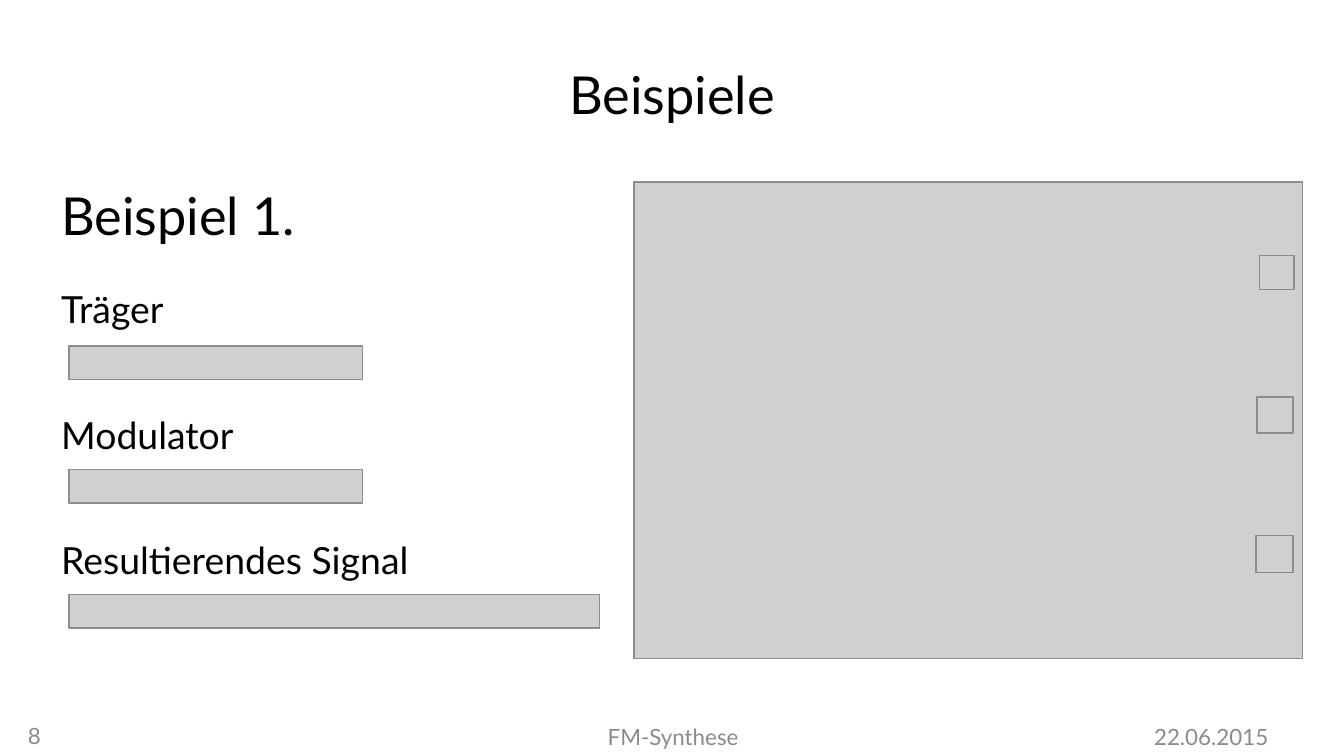
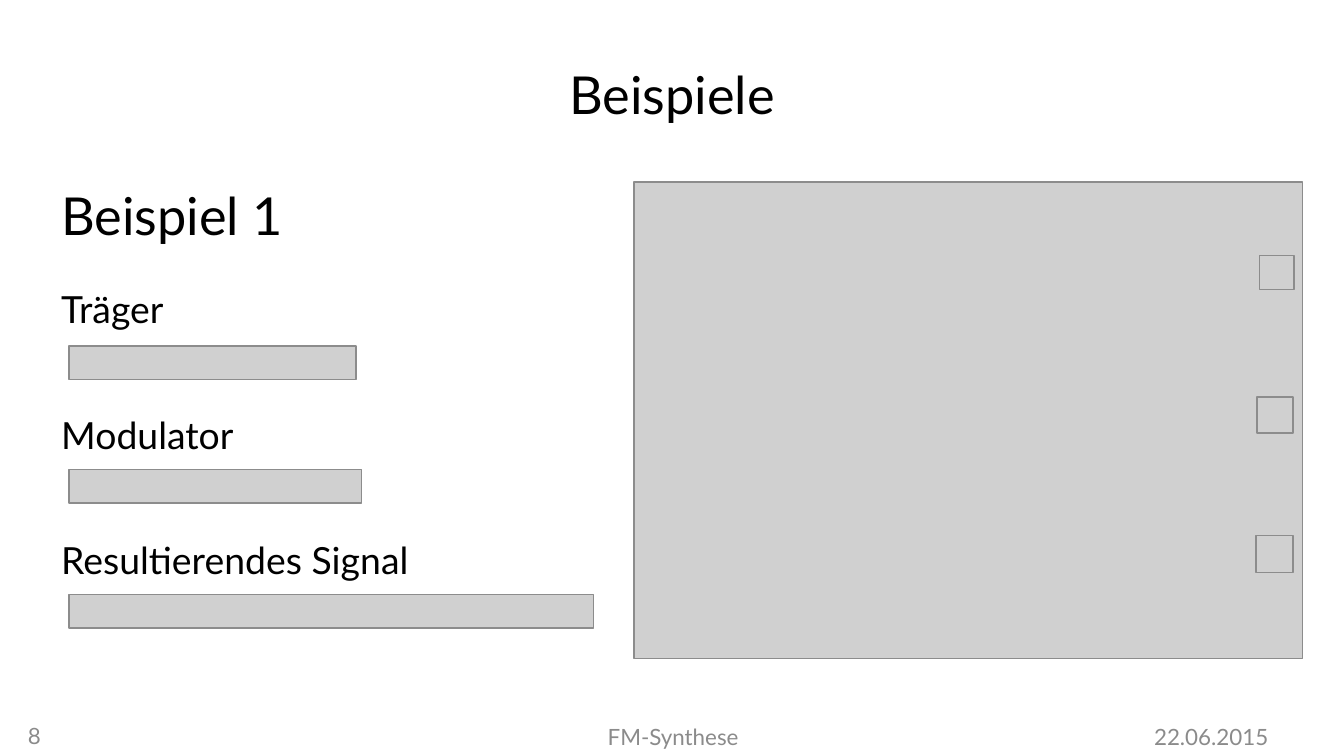
Before and after one commit to MBulli/VSeminar, a slide deck: slide 8 of Praesentation/FMSynthese-Julius.pptx. Drawn at 1344x756 pixels with LibreOffice and Linux fonts; fonts in the diff are those of the drawing; grey boxes stand for pictures; background and template pictures are left out. Boxes give left, top, right and bottom in pixels: in the first picture for what was removed or moved away, otherwise in the second. Text is boxed around its words. In the diff, an @@ line names an element or a change of style, - is before the commit and + after.

```diff
--- a/Praesentation/FMSynthese-Julius.pptx
+++ b/Praesentation/FMSynthese-Julius.pptx
@@ text at bbox=[61, 196, 282, 244]: text changed @@
-Beispiel 1.
+Beispiel 1
@@ picture: place and size @@
-picture at bbox=[69, 347, 362, 380]
+picture at bbox=[69, 347, 356, 380]
@@ picture: place and size @@
-picture at bbox=[69, 594, 599, 628]
+picture at bbox=[69, 594, 593, 628]
```
Also in this commit, not shown: 7 other slides changed, 1 other file.
